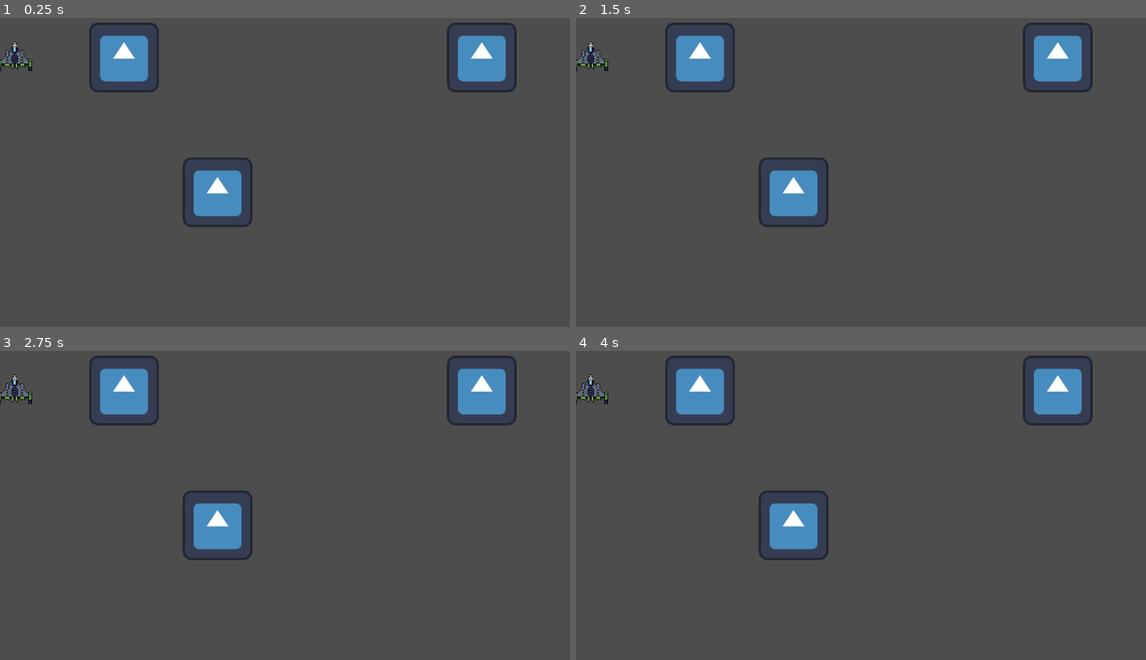
Above: before the commit, frames 1-4 (two rows, left to right).
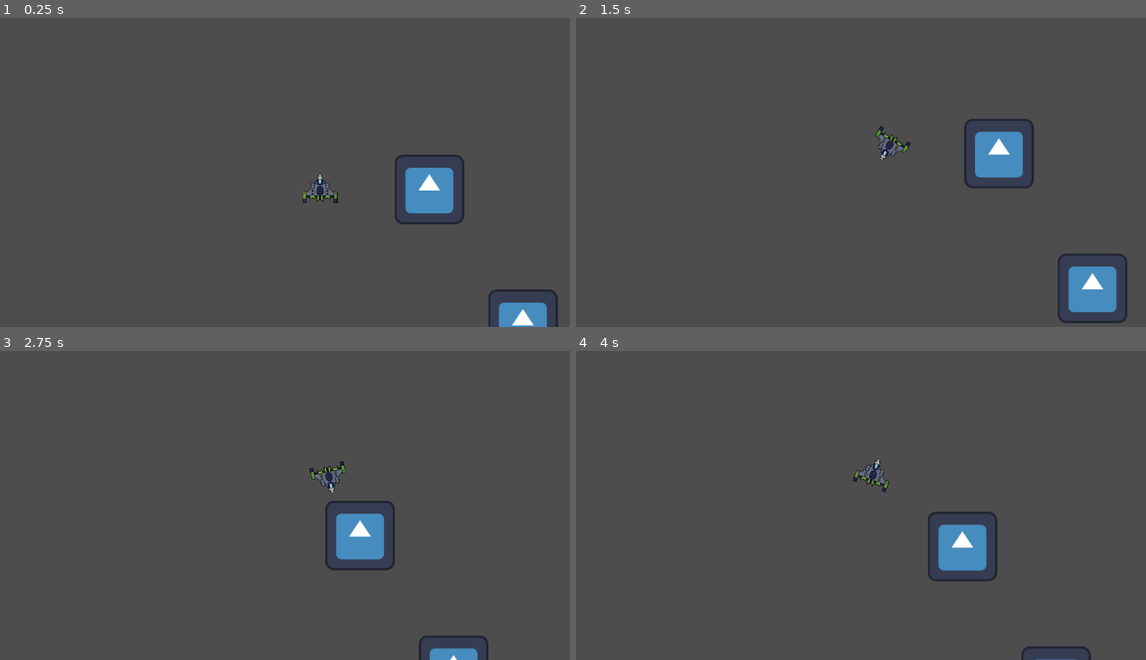
Above: after the commit, the same moments.

Repository: JoshPattman/microjam-034
Game: Godot game, scene res://scenes/gravity_test.tscn
Same seed, same stepped clock (60 frames per second), same inputs: the game is played once before the commit and once after it. The engine's default icon, where the game draws it, is replaced by a stand-in: a white triangle on a blue panel in a dark square.
Inputs:
- Up to frame 1 (0.25 s): no input
- Up to frame 2 (1.5 s): hold D (player_right, bound only after the commit) 0.53-1.28 s; hold Ctrl (player_break, bound only after the commit) 0.53-1.28 s; hold S (player_back, bound only after the commit) from 1.28 s (still down); tap Ctrl (player_break, bound only after the commit) at 1.35 s
- Up to frame 3 (2.75 s): release S (player_back, bound only after the commit) at 2.03 s; hold D (player_right, bound only after the commit) from 2.03 s (still down); hold Ctrl (player_break, bound only after the commit) from 2.03 s (still down)
- Up to frame 4 (4 s): release D (player_right, bound only after the commit) at 2.78 s; release Ctrl (player_break, bound only after the commit) at 2.78 s; hold W (player_forward, bound only after the commit) 2.78-3.53 s; tap Ctrl (player_break, bound only after the commit) at 2.85 s; hold A (player_left, bound only after the commit) from 3.53 s (still down); hold Ctrl (player_break, bound only after the commit) from 3.53 s (still down)

The runs differ from the first frame. In frame 1, 7.8% of the frame differs, in the area x 0-98%, y 1-100%; in frame 2, 8.6%, in the area x 0-97%, y 1-99%; in frame 3, 7.4%; in frame 4, 7.1%.

Commit message:
Player movement

Diff:
--- a/godot/project.godot
+++ b/godot/project.godot
@@ -14,3 +14,31 @@
 run/main_scene="res://scenes/gravity_test.tscn"
 config/features=PackedStringArray("4.4", "Forward Plus")
 config/icon="res://icon.svg"
+
+[input]
+
+player_forward={
+"deadzone": 0.2,
+"events": [Object(InputEventKey,"resource_local_to_scene":false,"resource_name":"","device":-1,"window_id":0,"alt_pressed":false,"shift_pressed":false,"ctrl_pressed":false,"meta_pressed":false,"pressed":false,"keycode":0,"physical_keycode":87,"key_label":0,"unicode":119,"location":0,"echo":false,"script":null)
+]
+}
+player_left={
+"deadzone": 0.2,
+"events": [Object(InputEventKey,"resource_local_to_scene":false,"resource_name":"","device":-1,"window_id":0,"alt_pressed":false,"shift_pressed":false,"ctrl_pressed":false,"meta_pressed":false,"pressed":false,"keycode":0,"physical_keycode":65,"key_label":0,"unicode":97,"location":0,"echo":false,"script":null)
+]
+}
+player_right={
+"deadzone": 0.2,
+"events": [Object(InputEventKey,"resource_local_to_scene":false,"resource_name":"","device":-1,"window_id":0,"alt_pressed":false,"shift_pressed":false,"ctrl_pressed":false,"meta_pressed":false,"pressed":false,"keycode":0,"physical_keycode":68,"key_label":0,"unicode":100,"location":0,"echo":false,"script":null)
+]
+}
+player_back={
+"deadzone": 0.2,
+"events": [Object(InputEventKey,"resource_local_to_scene":false,"resource_name":"","device":-1,"window_id":0,"alt_pressed":false,"shift_pressed":false,"ctrl_pressed":false,"meta_pressed":false,"pressed":false,"keycode":0,"physical_keycode":83,"key_label":0,"unicode":115,"location":0,"echo":false,"script":null)
+]
+}
+player_break={
+"deadzone": 0.2,
+"events": [Object(InputEventKey,"resource_local_to_scene":false,"resource_name":"","device":-1,"window_id":0,"alt_pressed":false,"shift_pressed":false,"ctrl_pressed":false,"meta_pressed":false,"pressed":false,"keycode":0,"physical_keycode":4194326,"key_label":0,"unicode":0,"location":0,"echo":false,"script":null)
+]
+}
--- a/godot/scenes/gravity_test.tscn
+++ b/godot/scenes/gravity_test.tscn
@@ -1,9 +1,14 @@
-[gd_scene load_steps=5 format=3 uid="uid://blbk0rvybk0ei"]
+[gd_scene load_steps=7 format=3 uid="uid://blbk0rvybk0ei"]
 
 [ext_resource type="Script" uid="uid://vjj0eerp052v" path="res://scripts/time_dialater.gd" id="1_y8n66"]
 [ext_resource type="Texture2D" uid="uid://doepmpsfk2b6m" path="res://icon.svg" id="2_we4mt"]
-[ext_resource type="Script" uid="uid://c43b3q2t5uqaw" path="res://scripts/custom_rb.gd" id="3_0rdlk"]
+[ext_resource type="Script" uid="uid://df8g3j31hj85f" path="res://scripts/player.gd" id="3_0rdlk"]
 [ext_resource type="Texture2D" uid="uid://cbg0jrdsajskn" path="res://sprites/ship.png" id="4_vcgwd"]
+[ext_resource type="Script" uid="uid://blhinorgbq0b0" path="res://scripts/player_camera.gd" id="5_17vyx"]
+
+[sub_resource type="Curve" id="Curve_0rdlk"]
+_data = [Vector2(0, 0), 0.0, 0.0, 0, 0, Vector2(1, 1), 3.19298, 0.0, 0, 0]
+point_count = 2
 
 [node name="Node2D" type="Node2D"]
 
@@ -28,10 +33,15 @@
 [node name="Sprite2D" type="Sprite2D" parent="TimeDialater3"]
 texture = ExtResource("2_we4mt")
 
-[node name="CustomRigidbody2D" type="CharacterBody2D" parent="."]
+[node name="Player" type="CharacterBody2D" parent="."]
 position = Vector2(27, 151)
 script = ExtResource("3_0rdlk")
-metadata/_custom_type_script = "uid://c43b3q2t5uqaw"
+linear_drag = SubResource("Curve_0rdlk")
+metadata/_custom_type_script = "uid://df8g3j31hj85f"
 
-[node name="Sprite2D" type="Sprite2D" parent="CustomRigidbody2D"]
+[node name="Sprite2D" type="Sprite2D" parent="Player"]
 texture = ExtResource("4_vcgwd")
+
+[node name="PlayerCamera" type="Camera2D" parent="."]
+script = ExtResource("5_17vyx")
+metadata/_custom_type_script = "uid://blhinorgbq0b0"
--- a/godot/scripts/custom_rb.gd
+++ b/godot/scripts/custom_rb.gd
@@ -7,6 +7,8 @@
 
 var _total_real_force: Vector2 = Vector2()
 var _total_real_torque: float = 0.0
+
+var last_time_scale = 1.0
 
 # Override this to do physics
 func _custom_physics_process(delta: float) -> void:
@@ -25,6 +27,7 @@
 	move_and_slide()
 	_total_real_force = Vector2()
 	_total_real_torque = 0
+	last_time_scale = tm
 
 
 func calculate_time_multiplier() -> float:
--- /dev/null
+++ b/godot/scripts/player.gd
@@ -0,0 +1,42 @@
+extends CustomRigidbody2D
+
+class_name Player
+
+@export var max_accel = 35000
+@export var max_angular_accel = 800
+@export var max_linear_breaker_power = 100
+@export var max_angular_breaker_power = 50
+
+@export var linear_drag_max_speed = 200
+@export var linear_drag: Curve
+@export var linear_drag_amount: float = 50
+@export var angular_drag_amount: float = 50
+
+func _ready() -> void:
+	add_to_group("player")
+
+func _custom_physics_process(delta: float) -> void:
+	var booster = 0.0
+	var rotater = 0.0
+	var breaker = 0.0
+
+	if Input.is_action_pressed("player_forward",true):
+		booster += 1.0
+	if Input.is_action_pressed("player_back",true):
+		booster -= 1.0
+	if Input.is_action_pressed("player_left", true):
+		rotater -= 1
+	if Input.is_action_pressed("player_right", true):
+		rotater += 1
+	if Input.is_action_pressed("player_break", true):
+		breaker = 1
+
+	var linear_drag_val = linear_drag_amount * linear_drag.sample(real_velocity.length() / linear_drag_max_speed)
+	var linear_break_val = breaker * max_linear_breaker_power
+	var linear_total_slowdown = linear_break_val + linear_drag_val
+
+	add_force(get_global_transform().basis_xform(Vector2(0, -booster*max_accel)))
+	add_torque(rotater * max_angular_accel)
+
+	add_force(-linear_total_slowdown * real_velocity)
+	add_torque(-breaker * real_angular_velocity * max_angular_breaker_power - real_angular_velocity * angular_drag_amount)
--- /dev/null
+++ b/godot/scripts/player_camera.gd
@@ -0,0 +1,10 @@
+extends Camera2D
+
+class_name PlayerCamera
+
+@export var catchup = 3
+
+func _process(delta: float) -> void:
+	var player = get_tree().get_first_node_in_group("player")
+	if player is Player:
+		position += (player.position - position) * catchup * delta * player.last_time_scale
Not shown, added: godot/scripts/player.gd.uid
Not shown, added: godot/scripts/player_camera.gd.uid
